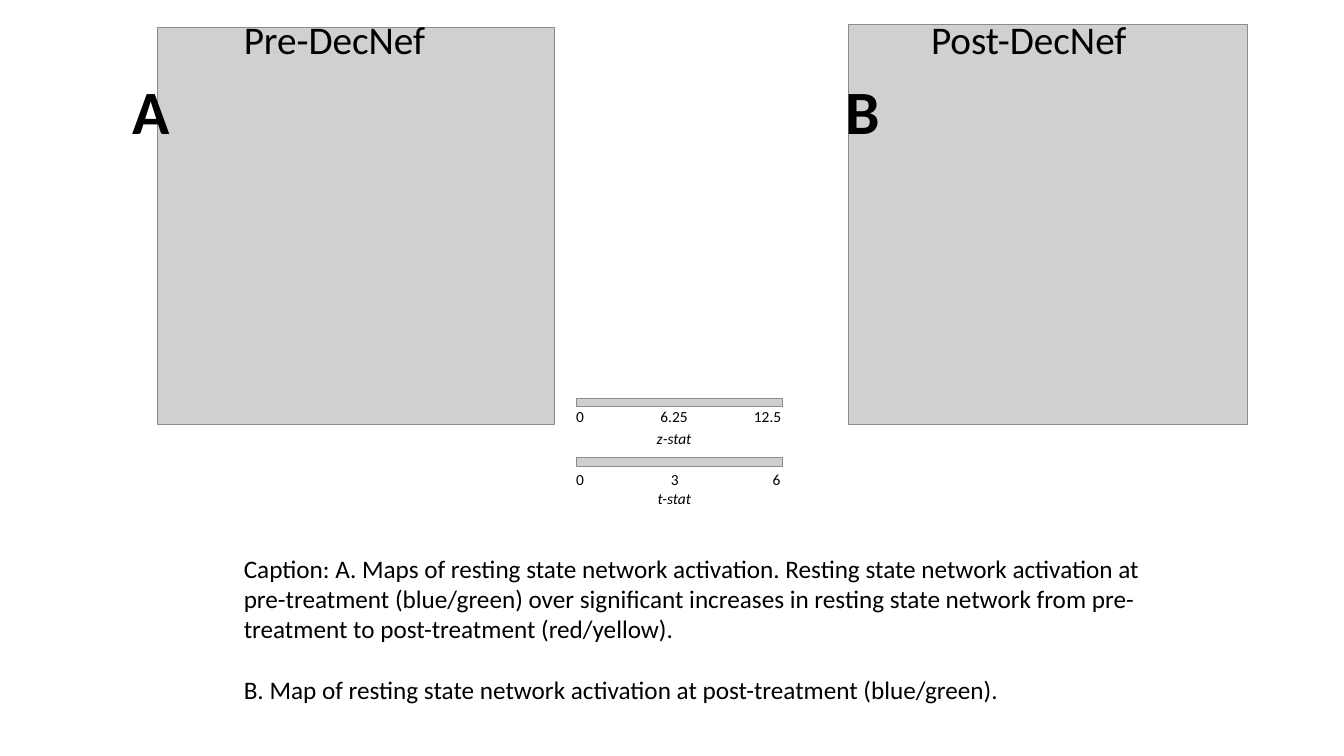
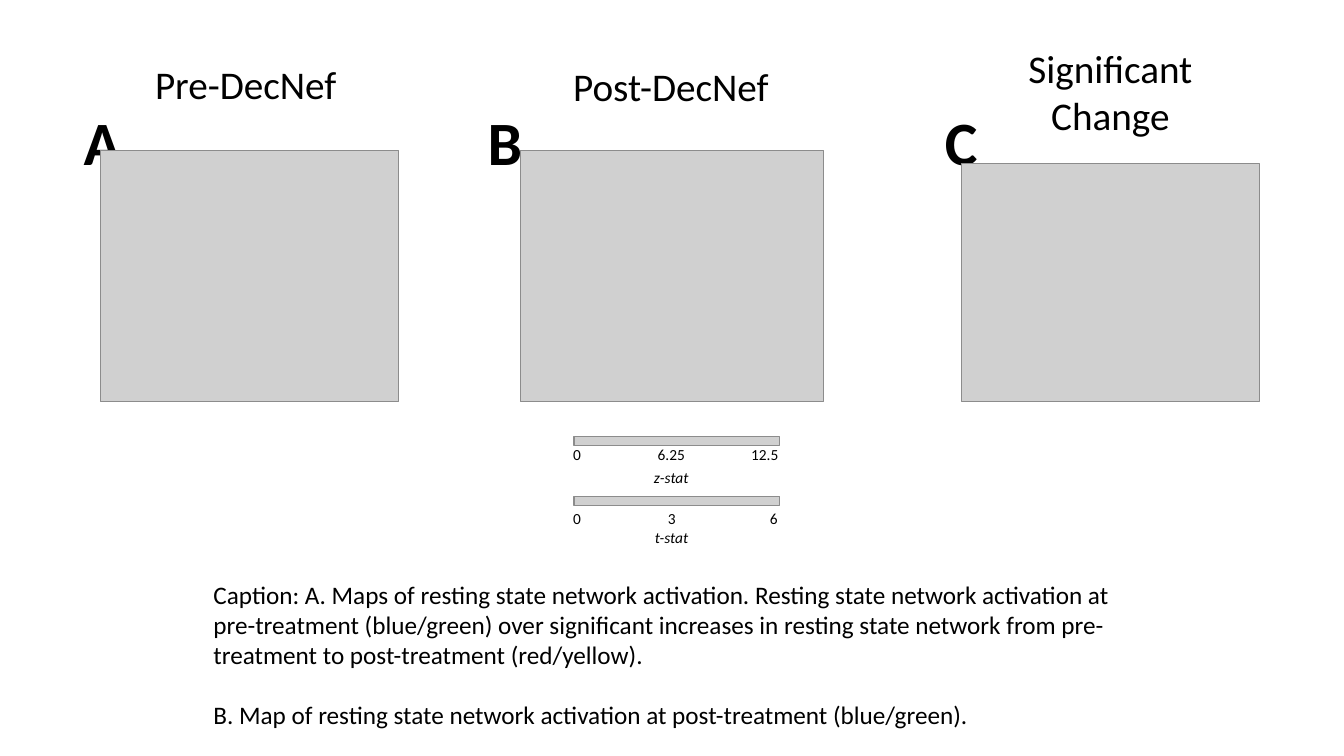
Before and after one commit to fsleyes/restingstate, a slide deck: slide 1 of restingstate_figures.pptx. Drawn at 1344x756 pixels with LibreOffice and Linux fonts; fonts in the diff are those of the drawing; grey boxes stand for pictures. Boxes give left, top, right and bottom in pixels: in the first picture for what was removed or moved away, otherwise in the second. Text is boxed around its words. In the diff, an @@ line names an element or a change of style, - is before the commit and + after.

```diff
--- a/restingstate_figures.pptx
+++ b/restingstate_figures.pptx
@@ picture removed at bbox=[158, 27, 556, 424] @@
@@ picture removed at bbox=[848, 25, 1247, 424] @@
@@ text "Pre-DecNef" rewrapped from bbox=[244, 21, 425, 55] to bbox=[155, 72, 336, 100] @@
@@ text "Post-DecNef" rewrapped from bbox=[931, 21, 1126, 55] to bbox=[573, 74, 768, 102] @@
@@ text added at bbox=[1028, 56, 1192, 137], 28 pt, text #000000 @@
+Significant Change
@@ text "A" rewrapped from bbox=[132, 83, 169, 149] to bbox=[84, 125, 121, 180] @@
@@ text "B" rewrapped from bbox=[845, 83, 879, 149] to bbox=[488, 125, 522, 180] @@
@@ text added at bbox=[945, 124, 978, 180], 44 pt, text #000000, bold @@
+C
@@ picture added at bbox=[101, 150, 399, 402] @@
@@ picture added at bbox=[520, 150, 824, 402] @@
@@ picture added at bbox=[962, 163, 1259, 401] @@
@@ 4 texts, 2 pictures: place and size @@
-4 texts, 2 pictures at bbox=[576, 398, 782, 504]
+4 texts, 2 pictures at bbox=[573, 438, 779, 543]
@@ text "Caption: A. Maps of resting ...": place and size @@
-text "Caption: A. Maps of resting ..." at bbox=[244, 560, 1138, 704]
+text "Caption: A. Maps of resting ..." at bbox=[213, 586, 1108, 729]
```
Also in this commit, not shown: 1 other slide changed, 8 other files.
